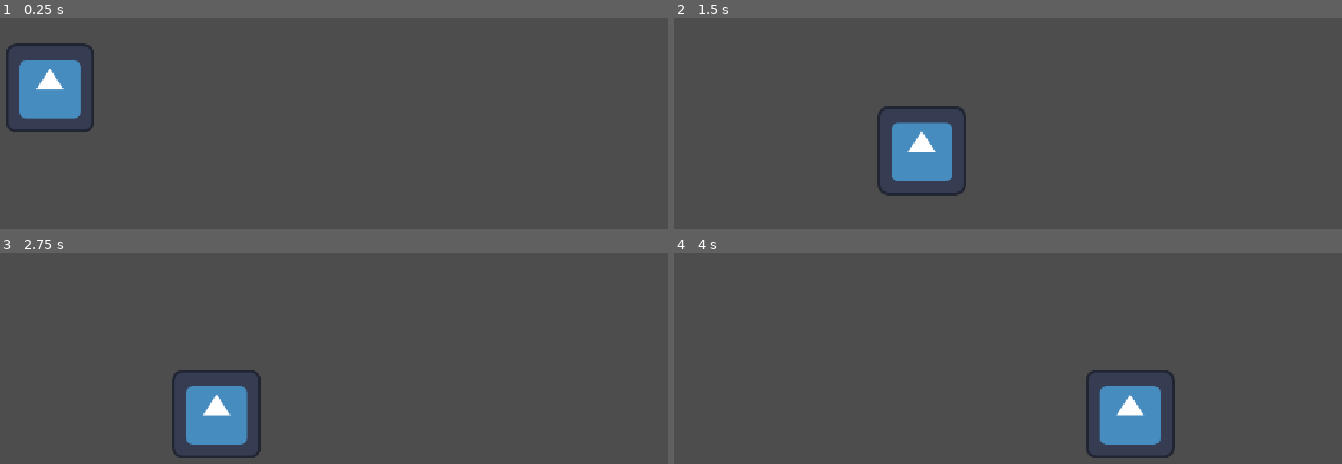
Above: before the commit, frames 1-4 (two rows, left to right).
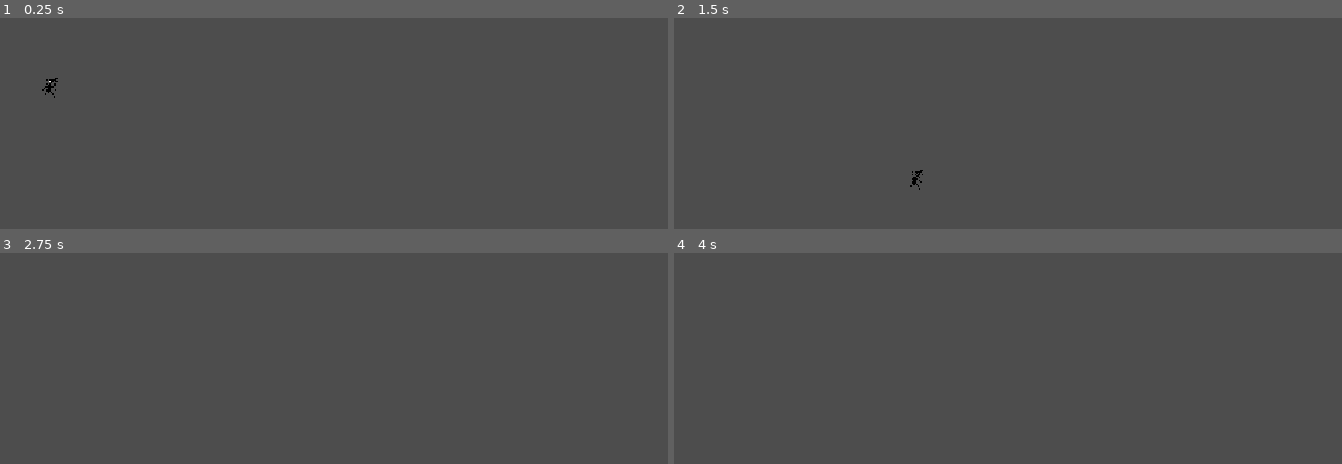
Above: after the commit, the same moments.

Repository: kasongo101/Reina-Aster-v0.0.1
Game: Godot game, scene res://world.tscn
The game is run twice, just before and just after one commit, with the same random seed, the same clock (stepped at 60 frames per second) and the same inputs. The engine's default icon, where the game draws it, is replaced by a stand-in: a white triangle on a blue panel in a dark square.
Inputs:
- Up to frame 1 (0.25 s): no input
- Up to frame 2 (1.5 s): hold D (right) from 0.53 s (still down); tap Space (jump) at 0.77 s
- Up to frame 3 (2.75 s): tap Space (jump) at 1.52 s; release D (right) at 2.03 s; hold A (left) from 2.03 s (still down)
- Up to frame 4 (4 s): release A (left) at 2.78 s; hold D (right) from 2.78 s (still down); tap Space (jump) at 3.02, 3.77 s

The runs differ from the first frame. In frame 1, 3.3% of the frame differs, in the area x 0-15%, y 11-55%; in frame 2, 3.2%; in frame 3, 3.3%, in the area x 25-40%, y 55-98%; in frame 4, 3.3%.

Commit message:
v0.0.3 - Added custom pixel art and momentum physics.

Diff:
--- a/Game/reina-aster/katsumi.gd
+++ b/Game/reina-aster/katsumi.gd
@@ -1,8 +1,10 @@
 extends CharacterBody2D
 
 
-const SPEED = 300.0
+const SPEED = 2000.0
 const JUMP_VELOCITY = -400.0
+const ACCCELRATION = 10.0
+const FRICTION = 100.0
 
 
 func _physics_process(delta: float) -> void:
@@ -16,10 +18,11 @@
 
 	# Get the input direction and handle the movement/deceleration.
 	# As good practice, you should replace UI actions with custom gameplay actions.
+	#If you press the key, smoothly accelerate towards top speed.
 	var direction := Input.get_axis("left", "right")
 	if direction:
-		velocity.x = direction * SPEED
+		velocity.x = move_toward(velocity.x, direction * SPEED, ACCCELRATION)
 	else:
-		velocity.x = move_toward(velocity.x, 0, SPEED)
+		velocity.x = move_toward(velocity.x, 0, FRICTION)
 
 	move_and_slide()
--- a/Game/reina-aster/katsumi.tscn
+++ b/Game/reina-aster/katsumi.tscn
@@ -1,18 +1,20 @@
 [gd_scene format=3 uid="uid://cjt6ulkah71ke"]
 
 [ext_resource type="Script" uid="uid://b3xfts3pj7u3x" path="res://katsumi.gd" id="1_0eat0"]
-[ext_resource type="Texture2D" uid="uid://btyg0jluf6ap8" path="res://icon.svg" id="1_c7x6w"]
+[ext_resource type="Texture2D" uid="uid://dtdaay7issffl" path="res://New Piskel (1).png" id="2_0eat0"]
 
 [sub_resource type="RectangleShape2D" id="RectangleShape2D_bce0v"]
-size = Vector2(118, 118)
+size = Vector2(27, 35)
 
 [node name="Katsumi" type="CharacterBody2D" unique_id=815313375]
+texture_filter = 1
 script = ExtResource("1_0eat0")
 
 [node name="Icon" type="Sprite2D" parent="." unique_id=1474282618]
+texture_filter = 1
 position = Vector2(11, 4)
-texture = ExtResource("1_c7x6w")
+texture = ExtResource("2_0eat0")
 
 [node name="CollisionShape2D" type="CollisionShape2D" parent="." unique_id=516117513]
-position = Vector2(11, 4)
+position = Vector2(11.5, 2.5)
 shape = SubResource("RectangleShape2D_bce0v")
Binary file added: Game/reina-aster/New Piskel (1).png
Not shown, added: Game/reina-aster/New Piskel (1).png.import
